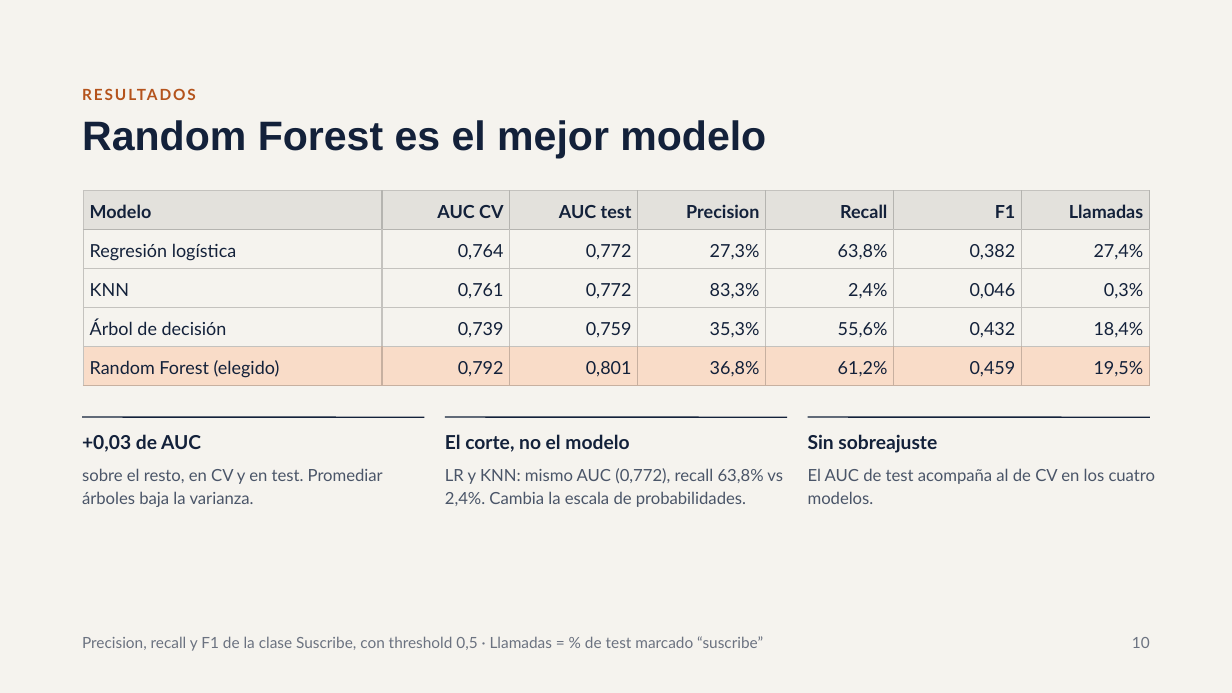
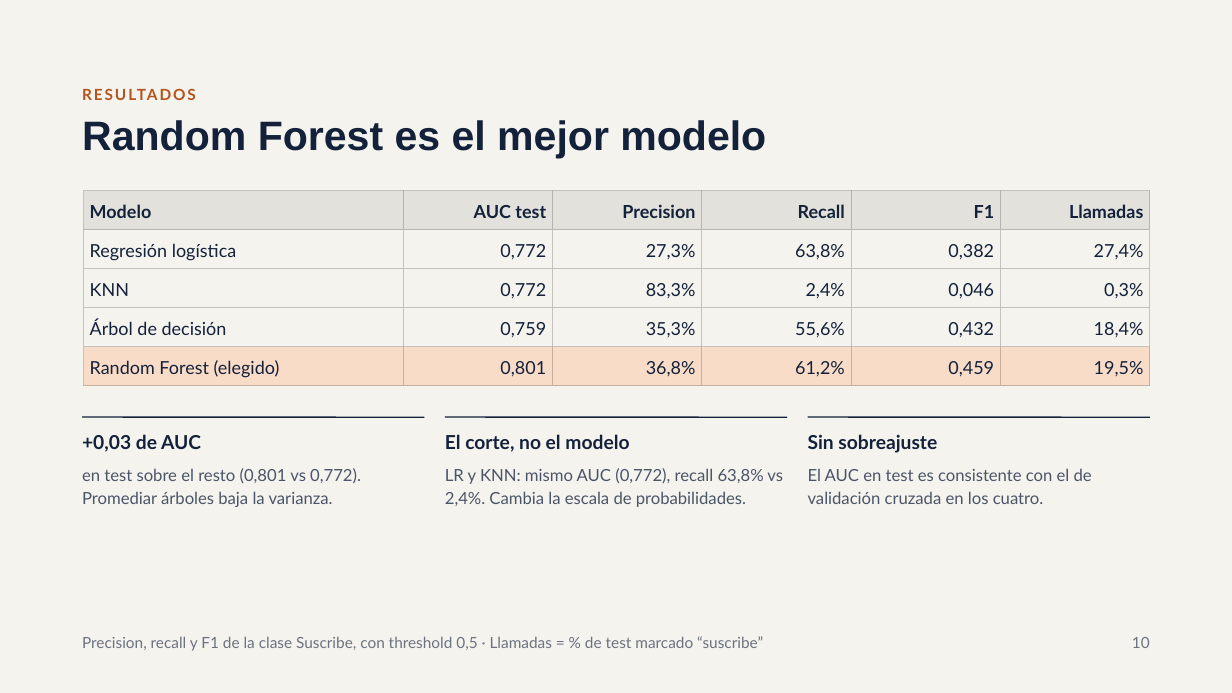
Before and after one commit to nach0osole/data_science_utn_clusterai2026_Sole, a slide deck: slide 10 of Bank Subscription – TP Final.pptx. Drawn at 1232x693 pixels with LibreOffice and Linux fonts; fonts in the diff are those of the drawing. Boxes give left, top, right and bottom in pixels: in the first picture for what was removed or moved away, otherwise in the second. Text is boxed around its words. In the diff, an @@ line names an element or a change of style, - is before the commit and + after.

```diff
--- a/Bank Subscription – TP Final.pptx
+++ b/Bank Subscription – TP Final.pptx
@@ table at [83, 190, 1152, 385] @@
-column 2: AUC CV | 0,764 | 0,761 | 0,739 | 0,792
@@ text at [82, 468, 361, 507]: text changed @@
-sobre el resto, en CV y en test. Promediar árboles baja la varianza.
+en test sobre el resto (0,801 vs 0,772). Promediar árboles baja la varianza.
@@ text at [808, 468, 1092, 504]: text changed @@
-El AUC de test acompaña al de CV en los cuatro modelos.
+El AUC en test es consistente con el de validación cruzada en los cuatro.
```
Also in this commit, not shown: 3 other slides changed.
